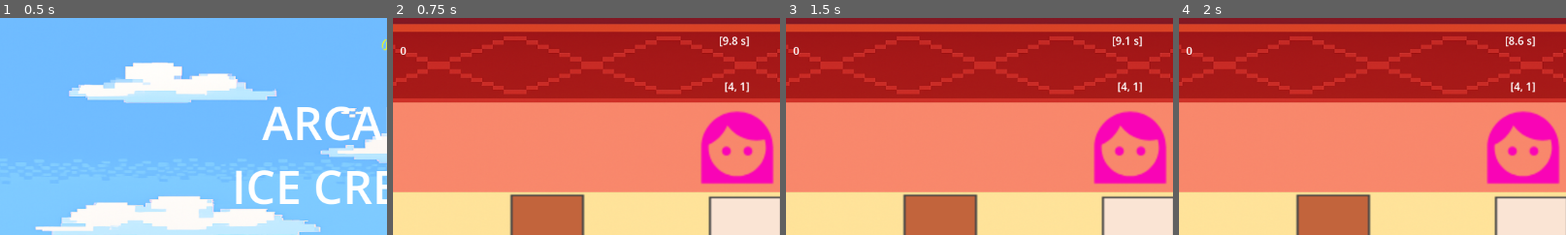
Above: before the commit, frames 1-4 (left to right).
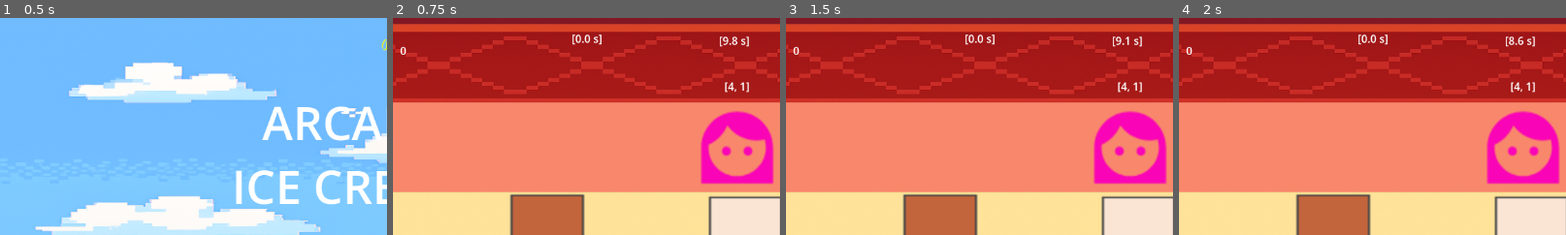
Above: after the commit, the same moments.

Repository: adamsutan/ice_cream_arcade
Game: Godot game, scene res://main_menu.tscn
The game is run twice, just before and just after one commit, with the same random seed, the same clock (stepped at 60 frames per second) and the same inputs.
Inputs (mouse positions are % of the whole screen's width and height, from its top left):
- Up to frame 1 (0.5 s): no input
- Up to frame 2 (0.75 s): click "Rush!" at 0.5 s
- Up to frame 3 (1.5 s): click (50, 47) at 1.25 s
- Up to frame 4 (2 s): no input
The pictures show only the part of the screen within x 5-55%, y 0-50%; the shares and areas given below are measured in that part.

Frame 1 is identical in both runs. In frame 2, 0.2% of the frame differs, in the area x 46-54%, y 7-13%; in frame 3, 0.2%; in frame 4, 0.2%.

Commit message:
streak mode (partial), scoring

Diff:
--- a/game.gd
+++ b/game.gd
@@ -12,8 +12,10 @@
 @export var green_tea_scene: PackedScene = preload("res://green_tea_scoop.tscn")
 @export var red_velvet_scene: PackedScene = preload("res://red_velvet_scoop.tscn")
 
-@onready var timer = $Timer
+@onready var timer = $'GameplayTimer'
+@onready var streak_timer = $"StreakTimer"
 @onready var time_label: RichTextLabel = $TimerDisplay
+@onready var streak_timer_display: RichTextLabel = $Streak_Timer_Debug
 @onready var order_debug: RichTextLabel = $Order
 @onready var scoop_container = $"IceCreamDisplay/scoop_currently"
 @onready var customer_position = $"CustomerDisplay"
@@ -34,7 +36,7 @@
 var scoop_count = 0
 var scoop_spacing: float = -30.0
 var order_to_shuffle = 0
-var order_served = 0
+var excellent_served = 0
 
 var scoop_map: Dictionary = {}
 var tray_position: Dictionary = {}
@@ -43,6 +45,7 @@
 var order: Array = []
 var serve: Array = []
 var is_serving: bool = false
+var is_on_streak: bool = false
 
 func _ready() -> void:
 	scoop_map = {
@@ -102,11 +105,17 @@
 	if Global.difficulty == "rush":
 		if timer.is_stopped():
 			time_label.text = "[0.0 s]"
+			streak_timer_display.text = "[0.0 s]"
 		else:
 			time_label.text = "[%.1f s]" % timer.time_left
+			streak_timer_display.text = "[%.1f s]" % streak_timer.time_left
+
 
 	order_debug.text = str(order)
 	score_display.text = str(Global.current_score)
+
+	if excellent_served > 1:
+		streak_mode()
 
 	if serve == order and serve.size() > 0 and not is_serving:
 		is_serving = true
@@ -116,10 +125,13 @@
 	order_to_shuffle += 1
 
 	# ini besok benerin dehh pola scoring nya sama implementasi streak, maybe...
-	if order_served >= randi_range(10, 100):
+	if Global.difficulty == "rush" and timer.time_left > 5.0 and is_on_streak == false:
+		Global.current_score += 10
+		excellent_served += 1
+	elif Global.difficulty == "rush" and is_on_streak == true:
 		Global.current_score += 20
 	else:
-		Global.current_score += 10
+		Global.current_score += 5
 
 	# Restart timer cuma di rush mode
 	if Global.difficulty == "rush":
@@ -148,6 +160,15 @@
 	spawn_customer()
 	display_order_in_bubble(order)
 	is_serving = false
+
+func streak_mode():
+	is_on_streak = true
+	streak_timer.wait_time = 20.0
+	streak_timer.start()
+
+	if streak_timer.is_stopped():
+		is_on_streak = false
+		excellent_served = 0
 
 func shuffle_tray_positions() -> void:
 	# Ambil semua posisi dari tray_position dictionary
--- a/game.tscn
+++ b/game.tscn
@@ -130,9 +130,11 @@
 [node name="scoop_currently" type="Node2D" parent="IceCreamDisplay"]
 position = Vector2(0, 2)
 
-[node name="Timer" type="Timer" parent="."]
+[node name="GameplayTimer" type="Timer" parent="."]
 wait_time = 10.0
 autostart = true
+
+[node name="StreakTimer" type="Timer" parent="."]
 
 [node name="PauseButton" type="TextureButton" parent="."]
 offset_left = 1047.0
@@ -154,6 +156,14 @@
 offset_right = 4.0
 offset_bottom = 1.0
 
+[node name="Streak_Timer_Debug" type="RichTextLabel" parent="."]
+offset_left = 321.0
+offset_top = 19.0
+offset_right = 493.0
+offset_bottom = 59.0
+text = "Streak_Time_Debug
+"
+
 [connection signal="pressed" from="Vanilla" to="." method="_on_vanilla_pressed"]
 [connection signal="pressed" from="Strawberry" to="." method="_on_strawberry_pressed"]
 [connection signal="pressed" from="Chocolate" to="." method="_on_chocolate_pressed"]
@@ -161,5 +171,5 @@
 [connection signal="pressed" from="Green_Tea" to="." method="_on_green_tea_pressed"]
 [connection signal="pressed" from="Red_Velvet" to="." method="_on_red_velvet_pressed"]
 [connection signal="pressed" from="IceCreamDisplay/cone" to="." method="_on_cone_pressed"]
-[connection signal="timeout" from="Timer" to="." method="_on_timer_timeout"]
+[connection signal="timeout" from="GameplayTimer" to="." method="_on_timer_timeout"]
 [connection signal="pressed" from="PauseButton" to="." method="_on_pause_pressed"]
